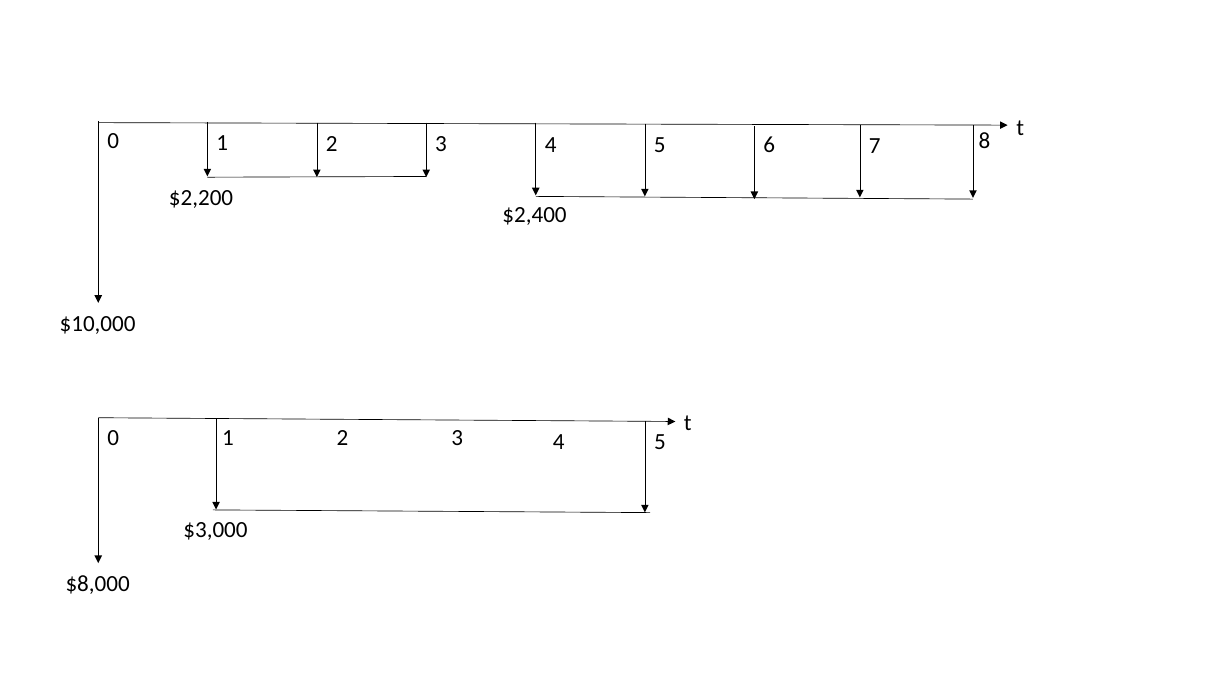
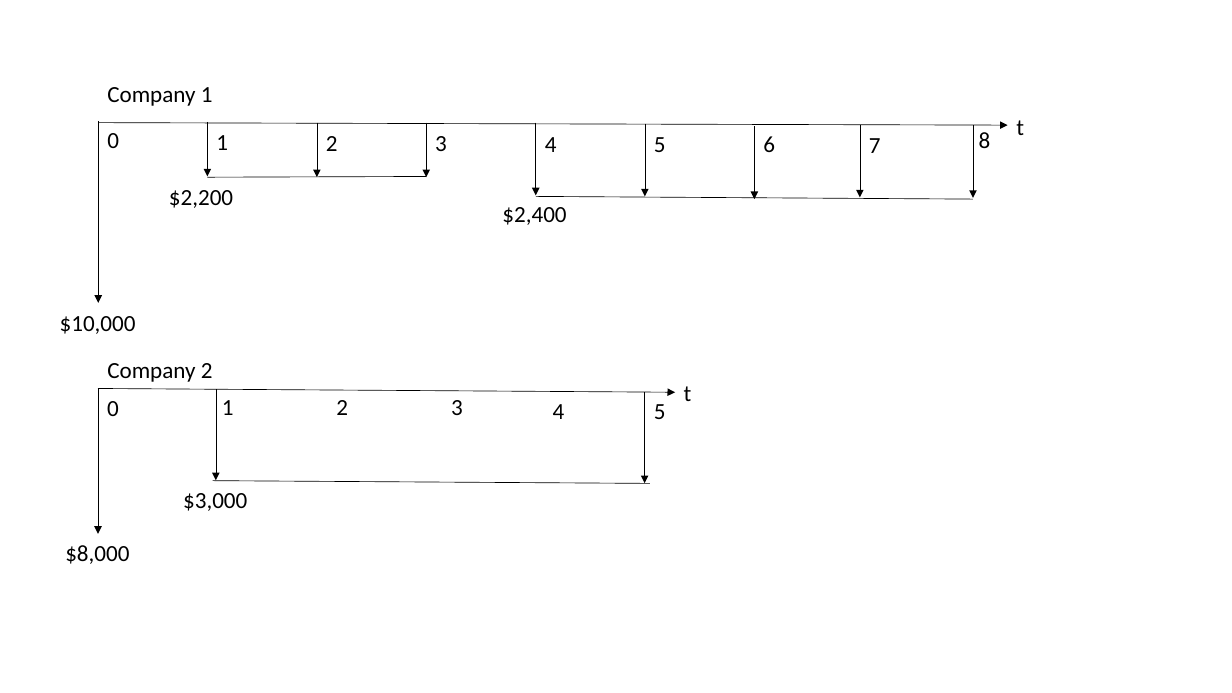
Before and after one commit to paolo-torres/MSCI_261, a slide deck: slide 2 of assignment_2/assignment_2.pptx. Drawn at 1232x693 pixels with LibreOffice and Linux fonts; fonts in the diff are those of the drawing. Boxes give left, top, right and bottom in pixels: in the first picture for what was removed or moved away, otherwise in the second. Text is boxed around its words. In the diff, an @@ line names an element or a change of style, - is before the commit and + after.

```diff
--- a/assignment_2/assignment_2.pptx
+++ b/assignment_2/assignment_2.pptx
@@ text added at (x1=107, y1=87, x2=213, y2=106), 18 pt, text #000000 @@
+Company 1
@@ text added at (x1=107, y1=363, x2=213, y2=382), 18 pt, text #000000 @@
+Company 2
@@ 9 texts, 4 arrows, 1 line moved together from (x1=66, y1=415, x2=692, y2=594) to (x1=65, y1=386, x2=692, y2=564) @@
```
